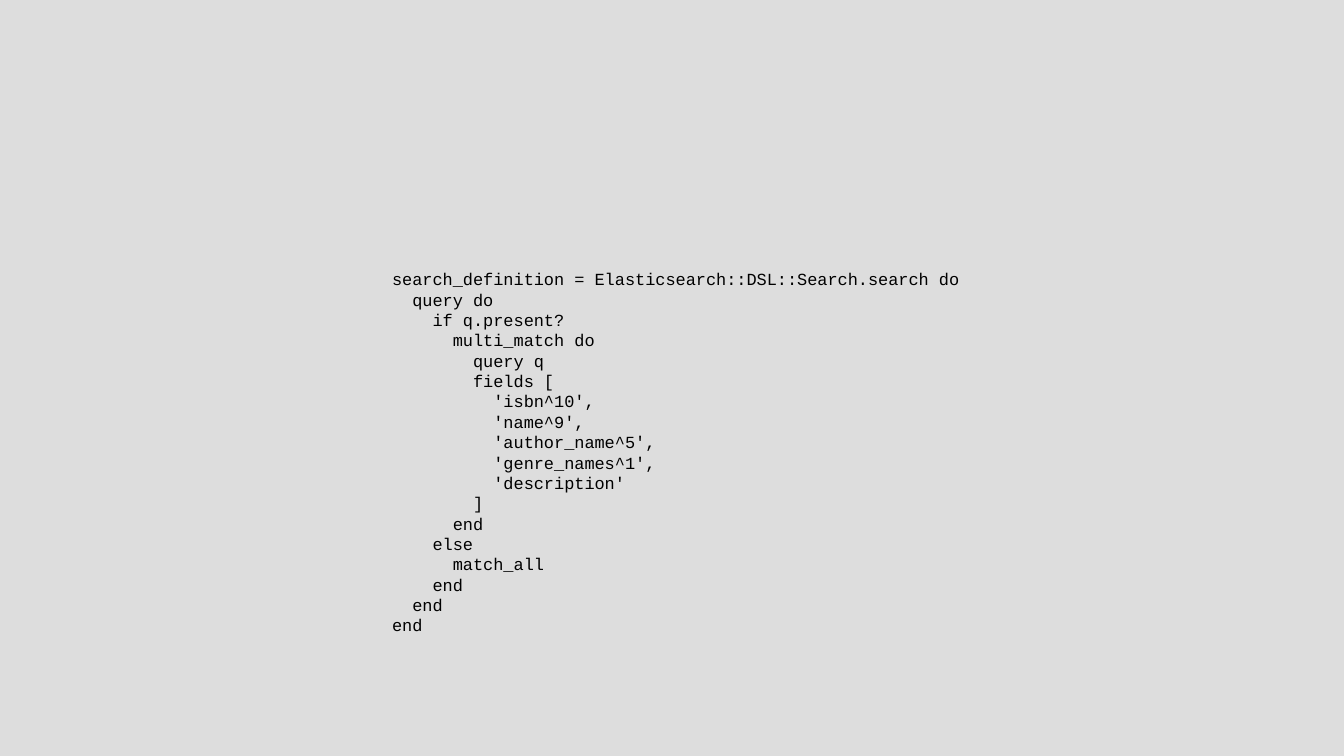
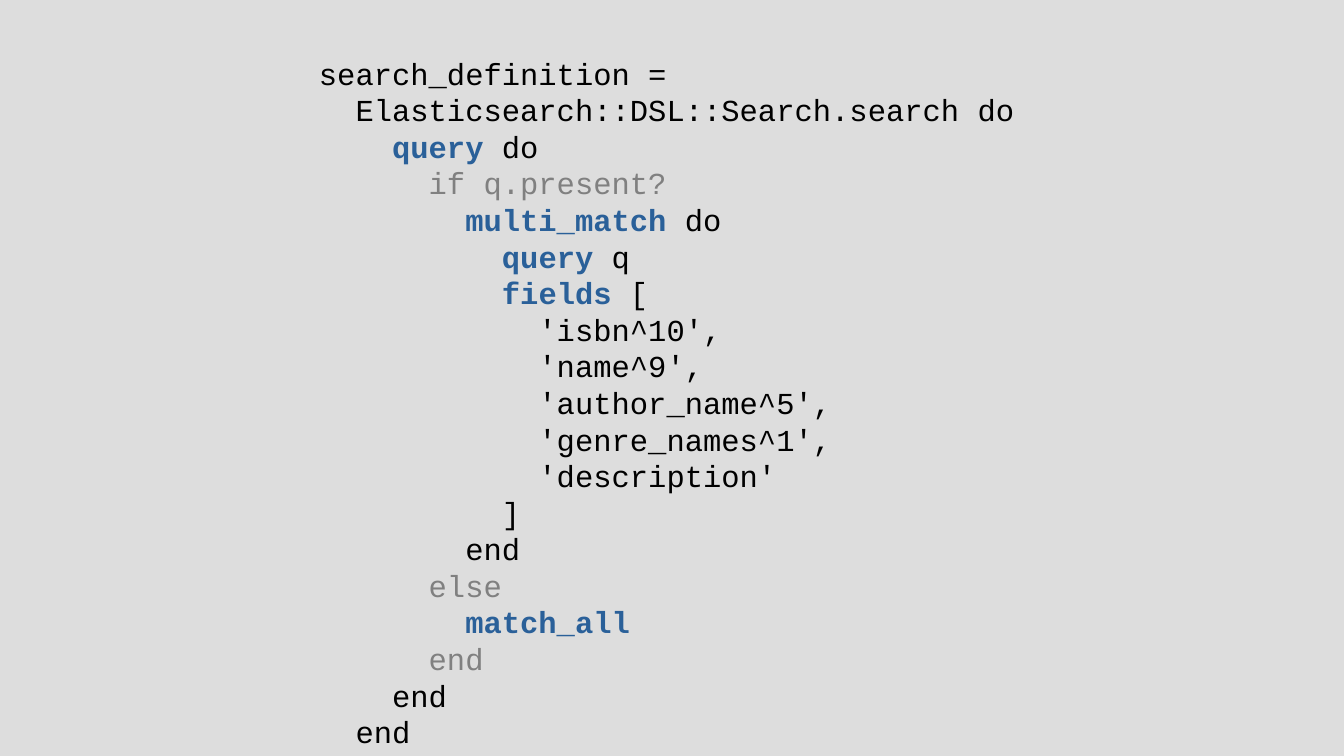
Before and after one commit to chriscressman/architecting-a-search-feature, a slide deck: slide 84 of presentation.odp (slide 83 before the commit). Drawn at 1344x756 pixels with LibreOffice and Linux fonts; fonts in the diff are those of the drawing. Boxes give left, top, right and bottom in pixels: in the first picture for what was removed or moved away, otherwise in the second. Text is boxed around its words. In the diff, an @@ line names an element or a change of style, - is before the commit and + after.

```diff
--- a/presentation.odp
+++ b/presentation.odp
@@ text "search_definition =": place and size @@
-text "search_definition =" at <box>392,273,959,632</box>
+text "search_definition =" at <box>319,63,1015,708</box>
@@ text at <box>319,63,1015,122</box>: text changed; size 10 to 18 pt @@
-search_definition = Elasticsearch::DSL::Search.search do
+search_definition =
+Elasticsearch::DSL::Search.search do
@@ text at <box>392,136,831,708</box>: size 10 to 18 pt in "query do", "if q.present?", "multi_match do", "query q" and 13 more places; text colour #000000 to #2A6099, bold on in "query", "multi_match", "query", "fields" and 1 more places; text colour #000000 to #808080 in "if q.present?", "else", "end" @@
```
Also in this commit, not shown: 30 other slides changed, 11 slides added, 14 slides removed.
